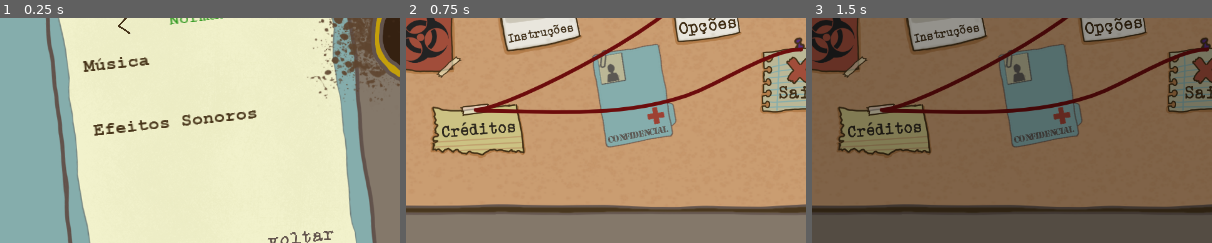
Above: before the commit, frames 1-3 (left to right).
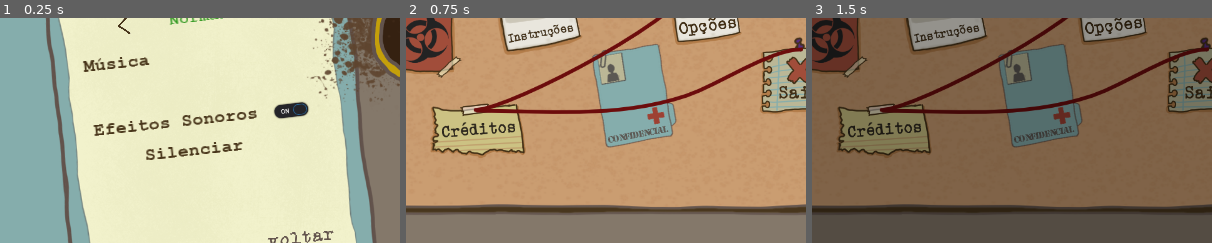
Above: after the commit, the same moments.

Repository: claraig/PatientZero
Game: Godot game, scene res://scenes/Menu/Options.tscn
The game is run twice, just before and just after one commit, with the same random seed, the same clock (stepped at 60 frames per second) and the same inputs. This scene is started directly instead of the project's main scene.
Inputs (mouse positions are % of the whole screen's width and height, from its top left):
- Up to frame 1 (0.25 s): no input
- Up to frame 2 (0.75 s): click "voltar" at 0.5 s
- Up to frame 3 (1.5 s): click (26, 38) at 1.25 s
The pictures show only the part of the screen within x 39-89%, y 37-87%; the shares and areas given below are measured in that part.

The runs differ from the first frame. In frame 1, 1.7% of the frame differs, in the area x 23-78%, y 37-64%; in frame 2, nothing differs; in frame 3, nothing differs.

Commit message:
agora funciona avatar pra todos os niveis de dificuldade. também botão pra efeitos sonoros nas opções

Diff:
--- /dev/null
+++ b/default_bus_layout.tres
@@ -0,0 +1,3 @@
+[gd_resource type="AudioBusLayout" format=2]
+
+[resource]
--- a/scenes/Menu.tscn
+++ b/scenes/Menu.tscn
@@ -3,7 +3,7 @@
 [ext_resource path="res://assets/autoral/menu/inicial/fios.png" type="Texture" id=1]
 [ext_resource path="res://assets/FadeIn.tscn" type="PackedScene" id=4]
 [ext_resource path="res://assets/autoral/menu/inicial/menu_fundo.png" type="Texture" id=8]
-[ext_resource path="res://assets/audio/grama.wav" type="AudioStream" id=9]
+[ext_resource path="res://assets/audio/sfx_b_click.wav" type="AudioStream" id=9]
 [ext_resource path="res://assets/autoral/menu/inicial/b_instruções_hover.png" type="Texture" id=10]
 [ext_resource path="res://assets/autoral/menu/inicial/b_instruções.png" type="Texture" id=11]
 [ext_resource path="res://assets/autoral/menu/inicial/b_sair_hover.png" type="Texture" id=12]
@@ -39,6 +39,9 @@
 
 func _on_opcoes_pressed() -> void:
 	get_node('click').play()
+
+#	get_node('res://scenes/Menu/Options.tscn').get_node('CheckButton1')
+
 	scene_path = \"res://scenes/Menu/Options.tscn\"
 	$FadeIn.show()
 	$FadeIn.fade_in()
@@ -150,5 +153,4 @@
 [connection signal="pressed" from="mural/opcoes" to="." method="_on_opcoes_pressed"]
 [connection signal="pressed" from="mural/creditos" to="." method="_on_creditos_pressed"]
 [connection signal="pressed" from="mural/sair" to="." method="_on_sair_pressed"]
-[connection signal="tree_exiting" from="mural/sair" to="." method="_on_sair_tree_exiting"]
 [connection signal="fade_finished" from="FadeIn" to="." method="_on_FadeIn_fade_finished"]
--- a/scenes/Menu/Instructions.tscn
+++ b/scenes/Menu/Instructions.tscn
@@ -1,14 +1,14 @@
 [gd_scene load_steps=12 format=2]
 
 [ext_resource path="res://Fonts/b_voltar.tres" type="DynamicFont" id=1]
-[ext_resource path="res://assets/audio/key1.wav" type="AudioStream" id=2]
+[ext_resource path="res://assets/audio/tecla.wav" type="AudioStream" id=2]
 [ext_resource path="res://Fonts/POWDRFT_.ttf" type="DynamicFontData" id=3]
 [ext_resource path="res://assets/autoral/menu/instructions/pastinha.png" type="Texture" id=4]
 [ext_resource path="res://scenes/Menu/Instructions.gd" type="Script" id=5]
 [ext_resource path="res://assets/autoral/Lugares/escritorioA.png" type="Texture" id=6]
 [ext_resource path="res://assets/autoral/menu/instructions/menu_instr.png" type="Texture" id=7]
 [ext_resource path="res://assets/autoral/menu/inicial/simbolo.png" type="Texture" id=8]
-[ext_resource path="res://assets/audio/grama.wav" type="AudioStream" id=9]
+[ext_resource path="res://assets/audio/sfx_b_click.wav" type="AudioStream" id=9]
 
 [sub_resource type="DynamicFont" id=1]
 size = 30
--- a/scenes/Menu/Options.tscn
+++ b/scenes/Menu/Options.tscn
@@ -1,12 +1,13 @@
-[gd_scene load_steps=10 format=2]
+[gd_scene load_steps=11 format=2]
 
 [ext_resource path="res://assets/autoral/menu/options/menu_opcoes.png" type="Texture" id=1]
-[ext_resource path="res://assets/audio/key1.wav" type="AudioStream" id=2]
+[ext_resource path="res://assets/audio/tecla.wav" type="AudioStream" id=2]
 [ext_resource path="res://Fonts/b_voltar.tres" type="DynamicFont" id=3]
 [ext_resource path="res://scenes/Menu/ReturnToTitle.gd" type="Script" id=4]
 [ext_resource path="res://assets/autoral/menu/options/opcoes.png" type="Texture" id=5]
 [ext_resource path="res://assets/autoral/Botoes/seta.png" type="Texture" id=6]
 [ext_resource path="res://Fonts/COURBD.TTF" type="DynamicFontData" id=7]
+[ext_resource path="res://assets/audio/sfx_b_click.wav" type="AudioStream" id=8]
 
 [sub_resource type="DynamicFont" id=1]
 size = 30
@@ -33,6 +34,9 @@
 
 [node name="audio" type="AudioStreamPlayer" parent="."]
 stream = ExtResource( 2 )
+
+[node name="svoltar" type="AudioStreamPlayer" parent="."]
+stream = ExtResource( 8 )
 
 [node name="b_back" type="Button" parent="."]
 margin_left = 876.465
@@ -117,10 +121,10 @@
 }
 
 [node name="Efeitos sonoros" type="Label" parent="."]
-margin_left = 642.508
-margin_top = 428.727
-margin_right = 912.508
-margin_bottom = 463.727
+margin_left = 643.0
+margin_top = 429.0
+margin_right = 913.0
+margin_bottom = 464.0
 rect_rotation = -6.25872
 custom_fonts/font = SubResource( 1 )
 custom_colors/font_color = Color( 0.286275, 0.211765, 0.105882, 1 )
@@ -128,6 +132,31 @@
 __meta__ = {
 "_edit_use_anchors_": false
 }
+
+[node name="Efeitos sonoros2" type="Label" parent="."]
+margin_left = 724.622
+margin_top = 468.451
+margin_right = 994.622
+margin_bottom = 503.451
+rect_rotation = -6.25872
+custom_fonts/font = SubResource( 1 )
+custom_colors/font_color = Color( 0.286275, 0.211765, 0.105882, 1 )
+text = "Silenciar"
+__meta__ = {
+"_edit_use_anchors_": false
+}
+
+[node name="CheckButton" type="CheckButton" parent="."]
+margin_left = 921.449
+margin_top = 396.753
+margin_right = 997.449
+margin_bottom = 436.753
+rect_rotation = -6.8742
+pressed = true
+__meta__ = {
+"_edit_use_anchors_": false
+}
 [connection signal="pressed" from="b_back" to="." method="_on_Button_pressed"]
 [connection signal="pressed" from="aumentaDificuldade" to="." method="_on_aumentaDificuldade_pressed"]
 [connection signal="pressed" from="diminuiDificuldade" to="." method="_on_diminuiDificuldade_pressed"]
+[connection signal="pressed" from="CheckButton" to="." method="_on_CheckButton_pressed"]
--- a/scenes/Menu/ReturnToTitle.gd
+++ b/scenes/Menu/ReturnToTitle.gd
@@ -1,13 +1,29 @@
 extends Node2D
+
+var silence: bool
+
+
 
 func _ready() -> void:
 	atualizaValorDificuldade()
+#	silence = get_node("/root/Configuracoes").temsom
+	print(silence)
+#	get_node('CheckButton').toggle_mode(silence)
+#	get_node('CheckButton').pressed = silence
 
 
-func _on_Button_pressed():
-	get_node('audio').play()
-	get_tree().change_scene("res://scenes/Menu.tscn")
+#	AUDIO
 
+func _on_CheckButton_pressed():
+	get_node("/root/Configuracoes").ajustarSom()
+	AudioServer.set_bus_mute(0, get_node("/root/Configuracoes").temsom)
+	silence = get_node('CheckButton').pressed
+	print(silence)
+
+
+
+
+#	DIFICULDADE
 
 func atualizaValorDificuldade():
 	var dificuldade = get_node("/root/Configuracoes").dificuldade
@@ -22,14 +38,22 @@
 		labelValorDificuldade.text = "Muito Difícil"
 		labelValorDificuldade.add_color_override("font_color", Color(0.776, 0, 0))
 
+func _on_aumentaDificuldade_pressed():
+	get_node('audio').play()
+	get_node("/root/Configuracoes").adicionarDificuldade()
+	atualizaValorDificuldade()
+
+func _on_diminuiDificuldade_pressed():
+	get_node('audio').play()
+	get_node("/root/Configuracoes").diminuirDificuldade()
+	atualizaValorDificuldade()
 
 
 
-func _on_aumentaDificuldade_pressed():
-	 get_node("/root/Configuracoes").adicionarDificuldade()
-	 atualizaValorDificuldade()
 
+# SAIR
 
-func _on_diminuiDificuldade_pressed():
-	 get_node("/root/Configuracoes").diminuirDificuldade()
-	 atualizaValorDificuldade()
+func _on_Button_pressed():
+	get_node('svoltar').play()
+# warning-ignore:return_value_discarded
+	get_tree().change_scene("res://scenes/Menu.tscn")
--- a/scenes/town.tscn
+++ b/scenes/town.tscn
@@ -10,7 +10,7 @@
 [ext_resource path="res://scripts/InfoTurno.gd" type="Script" id=8]
 [ext_resource path="res://assets/audio/ALERT_Error.wav" type="AudioStream" id=9]
 [ext_resource path="res://assets/audio/arquive-click.wav" type="AudioStream" id=10]
-[ext_resource path="res://assets/audio/TurningPage1.wav" type="AudioStream" id=11]
+[ext_resource path="res://assets/audio/sfx_jornal.wav" type="AudioStream" id=11]
 [ext_resource path="res://assets/audio/MESSAGE-B_Accept.wav" type="AudioStream" id=12]
 [ext_resource path="res://assets/autoral/Jornal/j_mortes2.png" type="Texture" id=13]
 [ext_resource path="res://assets/autoral/Jornal/j_venceu.png" type="Texture" id=14]
@@ -29,11 +29,11 @@
 [ext_resource path="res://assets/autoral/avatares/C43.png" type="Texture" id=27]
 [ext_resource path="res://assets/autoral/avatares/C44.png" type="Texture" id=28]
 [ext_resource path="res://assets/autoral/cartaz.png" type="Texture" id=31]
-[ext_resource path="res://assets/audio/eklee-KeyPressOld05.wav" type="AudioStream" id=32]
+[ext_resource path="res://assets/audio/sfx_bloquinho.wav" type="AudioStream" id=32]
 [ext_resource path="res://assets/autoral/Botoes/botaoIsolar2.png" type="Texture" id=34]
 [ext_resource path="res://assets/autoral/Botoes/botaoDia.png" type="Texture" id=36]
 [ext_resource path="res://assets/autoral/Botoes/botaoMenu.png" type="Texture" id=37]
-[ext_resource path="res://assets/audio/keyboard.wav" type="AudioStream" id=38]
+[ext_resource path="res://assets/audio/sfx_computador.wav" type="AudioStream" id=38]
 [ext_resource path="res://Fonts/courier_small.tres" type="DynamicFont" id=39]
 [ext_resource path="res://assets/autoral/Objetos/pc.png" type="Texture" id=40]
 [ext_resource path="res://assets/autoral/fundo.png" type="Texture" id=42]
@@ -298,9 +298,10 @@
 	get_tree().change_scene(\"res://scenes/Menu.tscn\")
 
 #---------------------------------------------------------------------------#
+# BLOQUINHO
 
 func _on_TextEdit_gui_input(event: InputEvent) -> void:
-	if event is InputEventKey  and event.pressed:
+	if event is InputEventKey and event.pressed:
 		get_node('Sons/teclar').play()
 
 #---------------------------------------------------------------------------#
@@ -423,16 +424,23 @@
 var texto: String
 
 var population
+var populationDificil
+var populationMuitoDificil
+
+var dificuldade
 
 
 # Called when the node enters the scene tree for the first time.
 func _ready():
+	dificuldade = get_node(\"/root/Configuracoes\").dificuldade
 	population = get_parent().get_parent().get_node(\"Population\")
+	populationDificil = get_parent().get_parent().get_node(\"PopulationDificil\")
+	populationMuitoDificil = get_parent().get_parent().get_node(\"PopulationMuitoDificil\")
 	get_parent().get_parent().get_node('Fichas/FichaFechada').show()
 	get_parent().get_parent().get_node('Isolar').hide()
 	get_parent().get_parent().get_node('Fichas/painelFicha').hide()
 	get_node('Sprite').hide()
-	pass
+
 
 func formatarInteracoes():
 	texto += \"Adoeceu dia \"+ str(turnoAdoecimento)+ \"\\n\\n Imunidade: \" + str(imunidade)
@@ -442,6 +450,13 @@
 	for p in population.get_children().size():
 		population.get_child(p).get_child(1).hide()
 
+	if dificuldade >= 1:
+		for p in populationDificil.get_children().size():
+			populationDificil.get_child(p).get_child(1).hide()
+
+	if dificuldade == 2:
+		for p in populationMuitoDificil.get_children().size():
+			populationMuitoDificil.get_child(p).get_child(1).hide()
 
 	get_parent().get_parent().get_node(\"Sons/clicar_arquivo\").play()
 	get_parent().get_parent().get_node('Fichas/FichaFechada').hide()
@@ -654,10 +669,10 @@
 }
 
 [node name="frase" type="Label" parent="display-canvas-bg"]
-margin_left = 703.537
-margin_top = 171.784
-margin_right = 980.537
-margin_bottom = 200.784
+margin_left = 687.0
+margin_top = 172.0
+margin_right = 992.0
+margin_bottom = 201.0
 custom_fonts/font = ExtResource( 20 )
 custom_colors/font_color = Color( 0, 0, 0, 1 )
 align = 1
@@ -1336,7 +1351,7 @@
 visible = false
 position = Vector2( 72.148, 140.789 )
 scale = Vector2( 0.468875, 0.468875 )
-texture = ExtResource( 28 )
+texture = ExtResource( 27 )
 
 [node name="Hugo" type="Node" parent="PopulationMuitoDificil"]
 script = SubResource( 9 )
@@ -1384,7 +1399,7 @@
 visible = false
 position = Vector2( 72.148, 140.789 )
 scale = Vector2( 0.468875, 0.468875 )
-texture = ExtResource( 28 )
+texture = ExtResource( 26 )
 
 [node name="Luka" type="Node" parent="PopulationMuitoDificil"]
 script = SubResource( 9 )
@@ -1408,7 +1423,7 @@
 visible = false
 position = Vector2( 72.148, 140.789 )
 scale = Vector2( 0.468875, 0.468875 )
-texture = ExtResource( 28 )
+texture = ExtResource( 5 )
 
 [node name="Mila" type="Node" parent="PopulationMuitoDificil"]
 script = SubResource( 9 )
@@ -1432,7 +1447,7 @@
 visible = false
 position = Vector2( 72.148, 140.789 )
 scale = Vector2( 0.468875, 0.468875 )
-texture = ExtResource( 28 )
+texture = ExtResource( 27 )
 
 [node name="NextTurn" type="Button" parent="."]
 margin_left = 56.3422
--- a/scripts/configuracoes.gd
+++ b/scripts/configuracoes.gd
@@ -1,18 +1,11 @@
 extends Node
 
-
-# Declare member variables here. Examples:
 var dificuldade:int = 0
+var temsom:bool
 
 
-# Called when the node enters the scene tree for the first time.
 func _ready():
 	dificuldade = 0
-	pass
-
-
-# Called every frame. 'delta' is the elapsed time since the previous frame.
-#func _process(delta):
 
 func adicionarDificuldade():
 	dificuldade+=1
@@ -23,3 +16,8 @@
 	dificuldade-=1
 	if(dificuldade < 0):
 		dificuldade = 2;
+
+func ajustarSom():
+	temsom = !temsom
+#	if temsom:
+#		print("mudou som")
Not shown, removed: assets/audio/TurningPage1.wav.import
Not shown, removed: assets/audio/eklee-KeyPressOld05.wav.import
Not shown, removed: assets/audio/key1.wav.import
Not shown, removed: assets/audio/keyboard.wav.import
Not shown, added: assets/audio/sfx_b_click.wav
Not shown, added: assets/audio/sfx_bloquinho.wav
Not shown, added: assets/audio/sfx_computador.wav
Not shown, added: assets/audio/sfx_jornal.wav
Not shown, added: assets/audio/tecla.wav
